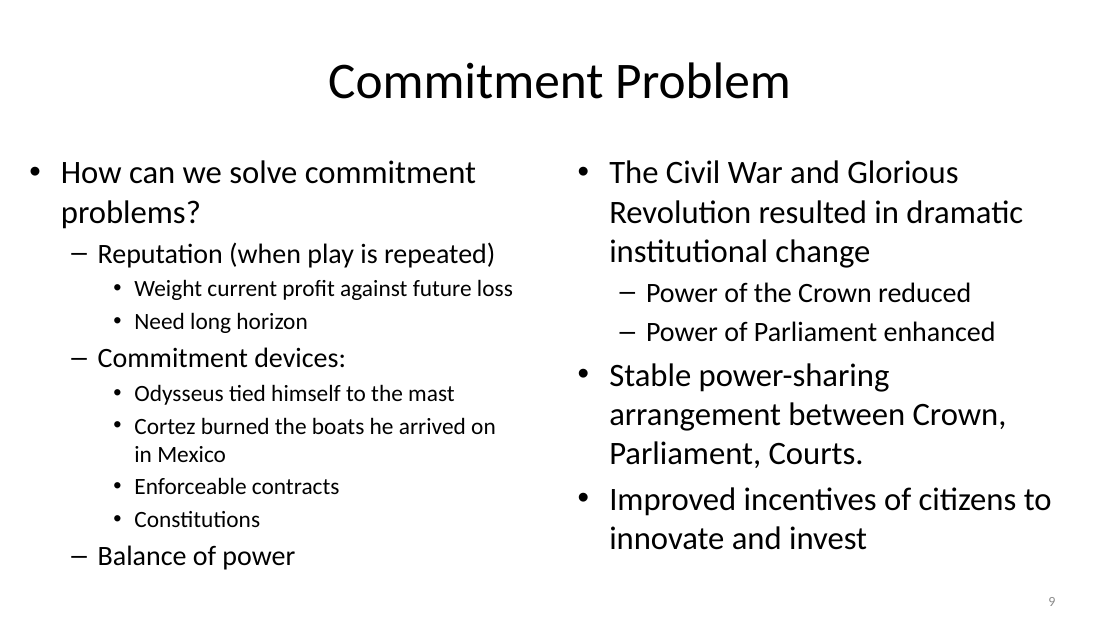
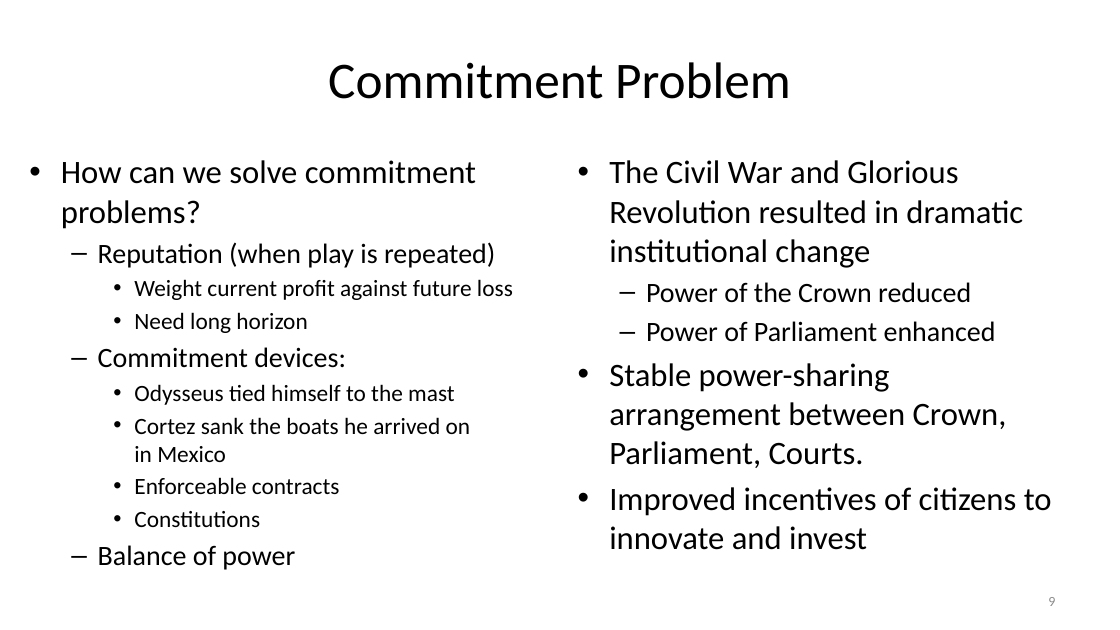
Before and after one commit to jonsteinsson/jonsteinsson.github.io, a slide deck: slide 9 of static/teaching/Lecture06BIndustrialRevolution.pptx. Drawn at 1120x630 pixels with LibreOffice and Linux fonts; fonts in the diff are those of the drawing. Boxes give left, top, right and bottom in pixels: in the first picture for what was removed or moved away, otherwise in the second. Text is boxed around its words. In the diff, an @@ line names an element or a change of style, - is before the commit and + after.

```diff
--- a/static/teaching/Lecture06BIndustrialRevolution.pptx
+++ b/static/teaching/Lecture06BIndustrialRevolution.pptx
@@ text at bbox=[134, 417, 471, 462]: text changed @@
-    • Cortez burned the boats he arrived on
-      in Mexico
+    • Cortez sank the boats he arrived on
+      in Mexico
```
Also in this commit, not shown: 2 other slides changed, 17 other files.
